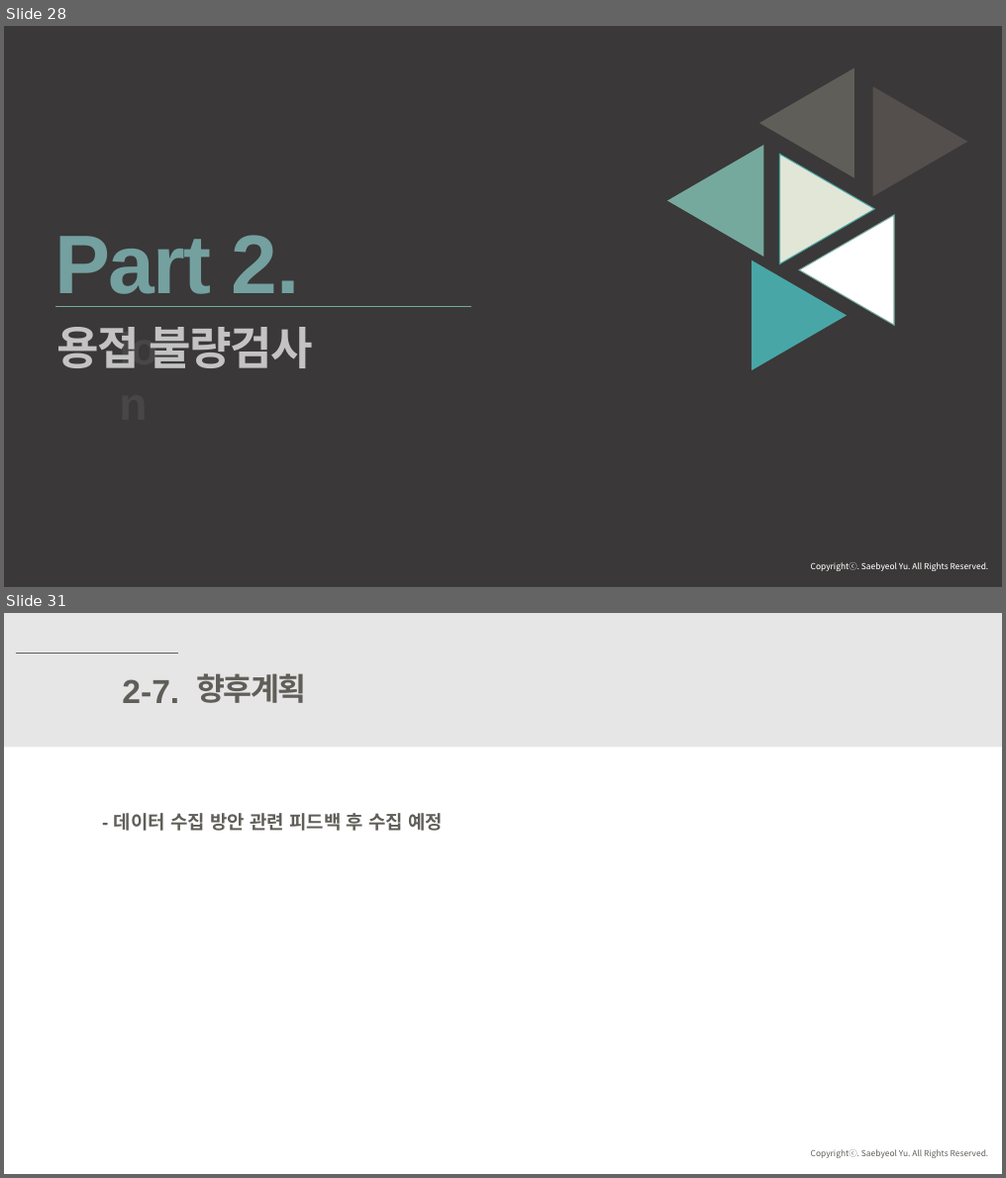
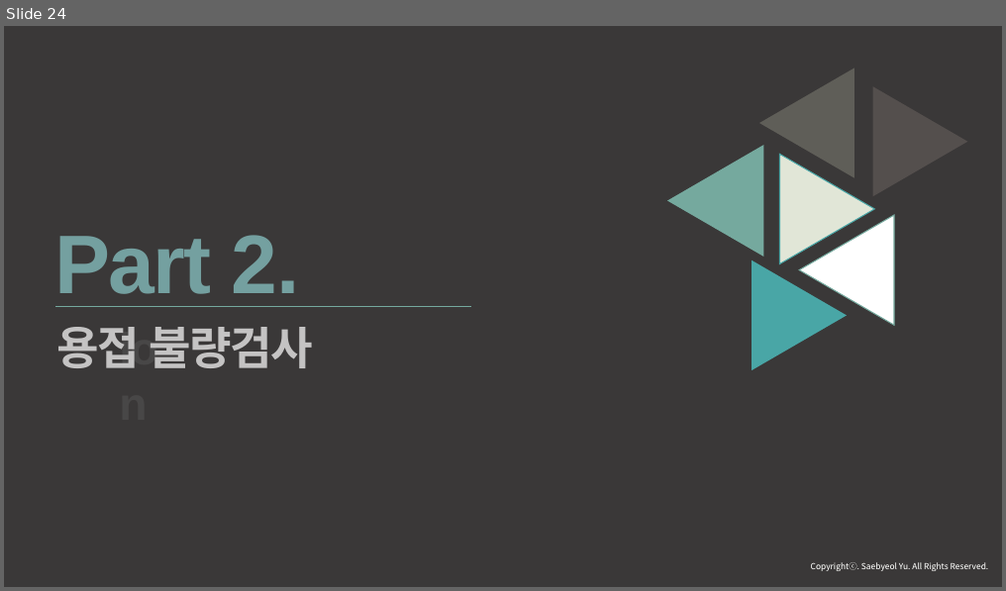
Before and after one commit to ssh6189/2021.05.28, a slide deck: 2021년 5월 28일 발표.pptx. Shown one above the other, each under a label of ours: slides 28 and 31 before the commit, slide 24 after it; the slides between them are not shown. The pictures are 1006x1178 and 1006x591 pixels, drawn with LibreOffice and Linux fonts; fonts in the diff are those of the drawing. Boxes give left, top, right and bottom in pixels: in the first picture for what was removed or moved away, otherwise in the second. Text is boxed around its words. In the diff, an @@ line names an element or a change of style, - is before the commit and + after.

```diff
--- a/2021년 5월 28일 발표.pptx
+++ b/2021년 5월 28일 발표.pptx
@@ slide 31 removed at bbox=[4, 613, 1002, 1174], background #FFFFFF; not listed: 1 template element that a slide beside it also shows @@
@@ rectangle removed at bbox=[4, 613, 1002, 747] @@
@@ line removed from (15, 654) to (178, 654) @@
@@ text removed at bbox=[122, 679, 179, 703] @@
-2-7.
@@ text removed at bbox=[197, 673, 307, 703] @@
-향후계획
@@ text removed at bbox=[114, 813, 443, 831] @@
-- 데이터 수집 방안 관련 피드백 후 수집 예정
@@ what was slide 28 is now slide 24 @@
```
Also in this commit, not shown: 9 slides changed, 3 other slides removed.
